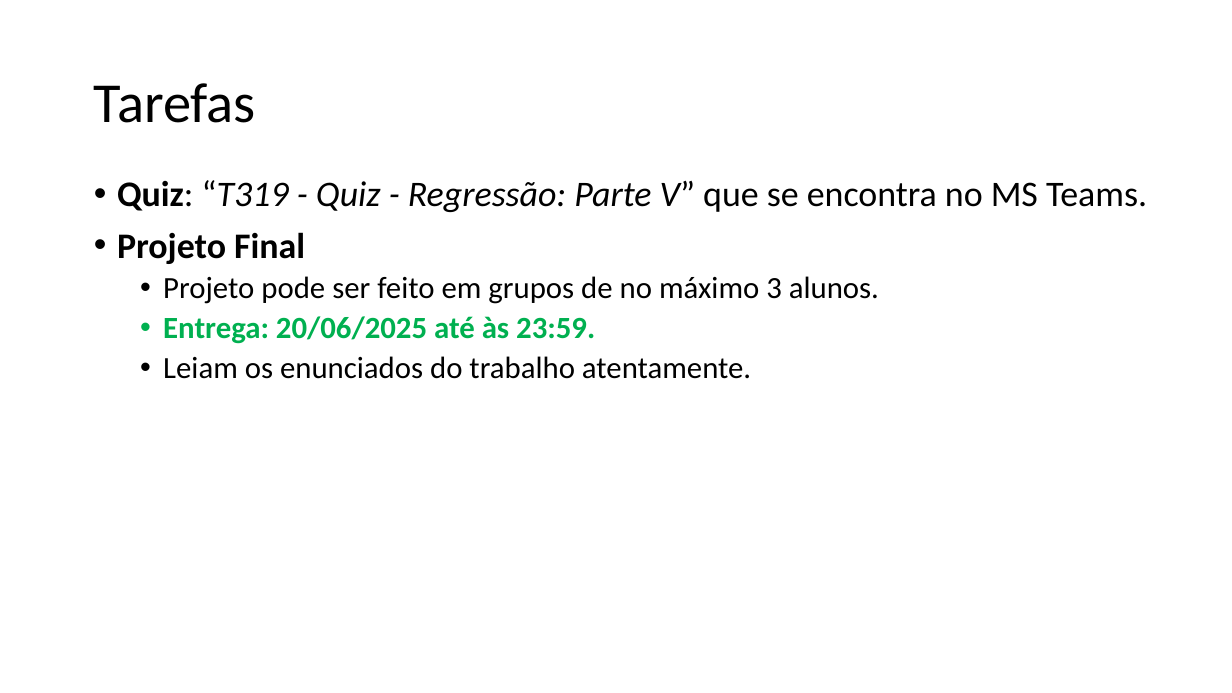
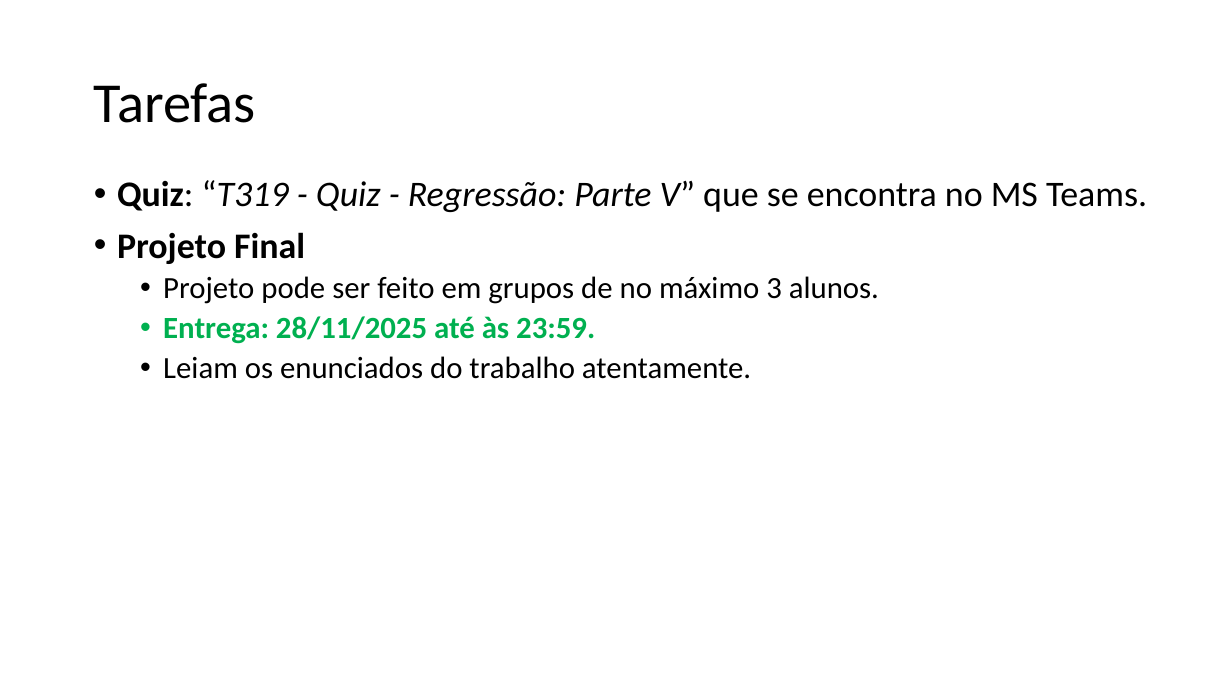
Before and after one commit to zz4fap/t319_aprendizado_de_maquina, a slide deck: slide 18 of slides/T319_Regressão_Linear (Parte V).pptx. Drawn at 1232x693 pixels with LibreOffice and Linux fonts; fonts in the diff are those of the drawing. Boxes give left, top, right and bottom in pixels: in the first picture for what was removed or moved away, otherwise in the second. Text is boxed around its words. In the diff, an @@ line names an element or a change of style, - is before the commit and + after.

Commit message:
update of slides

```diff
--- a/slides/T319_Regressão_Linear (Parte V).pptx
+++ b/slides/T319_Regressão_Linear (Parte V).pptx
@@ text at [163,316,595,344]: text changed @@
-  • Entrega: 20/06/2025 até às 23:59.
+  • Entrega: 28/11/2025 até às 23:59.
```
Also in this commit, not shown: 1 other file.
